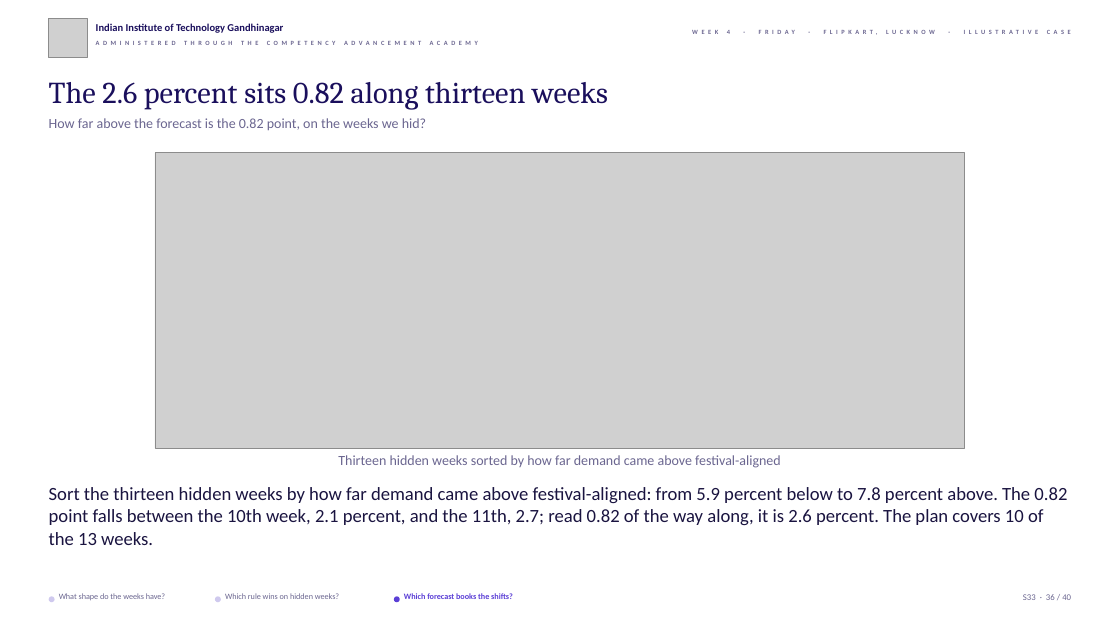
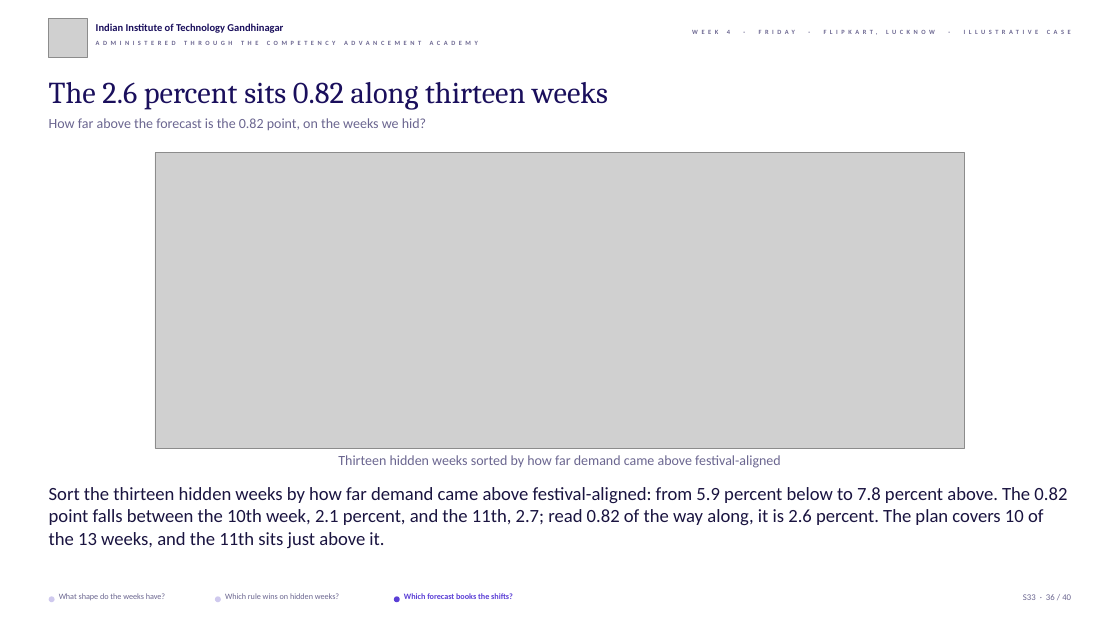
Before and after one commit to fde-academy-lab/c2-content-factory, a slide deck: slide 36 of content/W04/D5/slides/C2_W04_D05_half1_STUDENT.pptx. Drawn at 1120x630 pixels with LibreOffice and Linux fonts; fonts in the diff are those of the drawing; grey boxes stand for pictures; background and template pictures are left out. Boxes give left, top, right and bottom in pixels: in the first picture for what was removed or moved away, otherwise in the second. Text is boxed around its words. In the diff, an @@ line names an element or a change of style, - is before the commit and + after.

```diff
--- a/content/W04/D5/slides/C2_W04_D05_half1_STUDENT.pptx
+++ b/content/W04/D5/slides/C2_W04_D05_half1_STUDENT.pptx
@@ text at bbox=[49, 487, 1067, 548]: text changed @@
-Sort the thirteen hidden weeks by how far demand came above festival-aligned: from 5.9 percent below to 7.8 percent above. The 0.82 point falls between the 10th week, 2.1 percent, and the 11th, 2.7; read 0.82 of the way along, it is 2.6 percent. The plan covers 10 of the 13 weeks.
+Sort the thirteen hidden weeks by how far demand came above festival-aligned: from 5.9 percent below to 7.8 percent above. The 0.82 point falls between the 10th week, 2.1 percent, and the 11th, 2.7; read 0.82 of the way along, it is 2.6 percent. The plan covers 10 of the 13 weeks, and the 11th sits just above it.
```
Also in this commit, not shown: 9 other slides changed, 8 other files.
